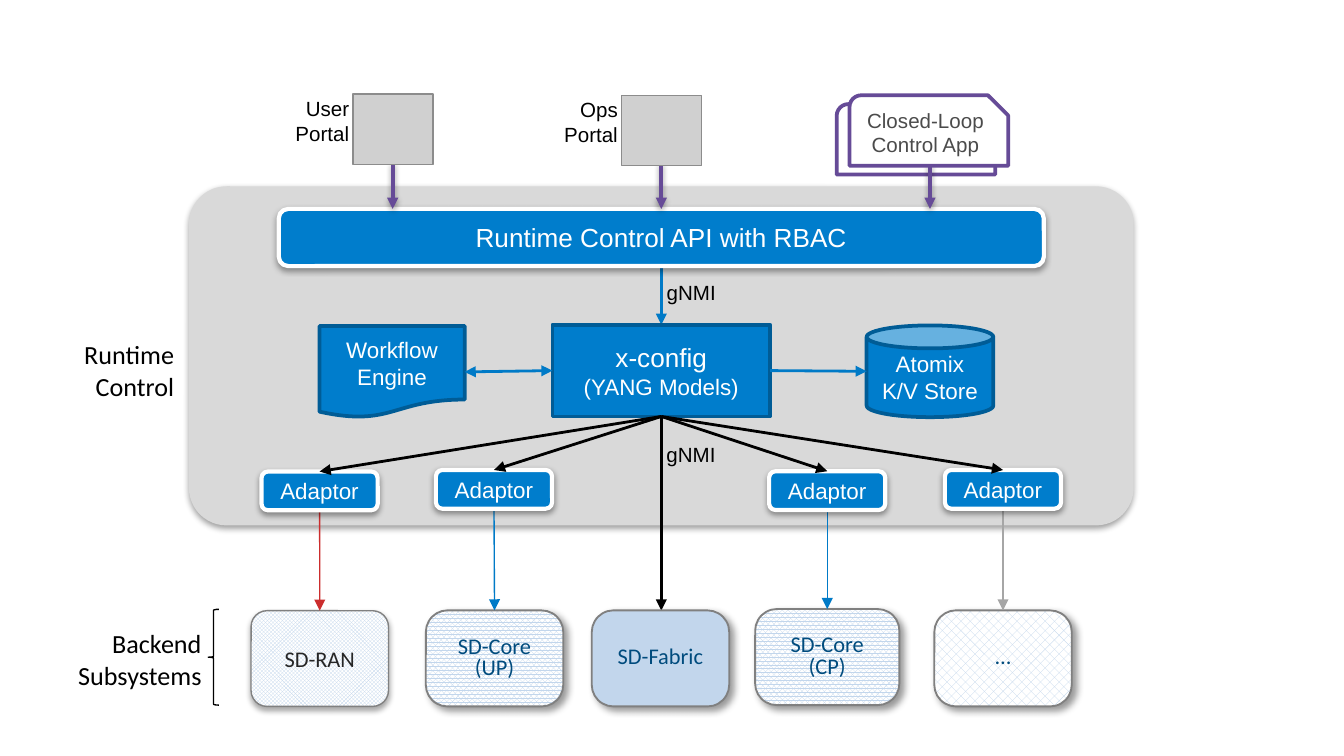
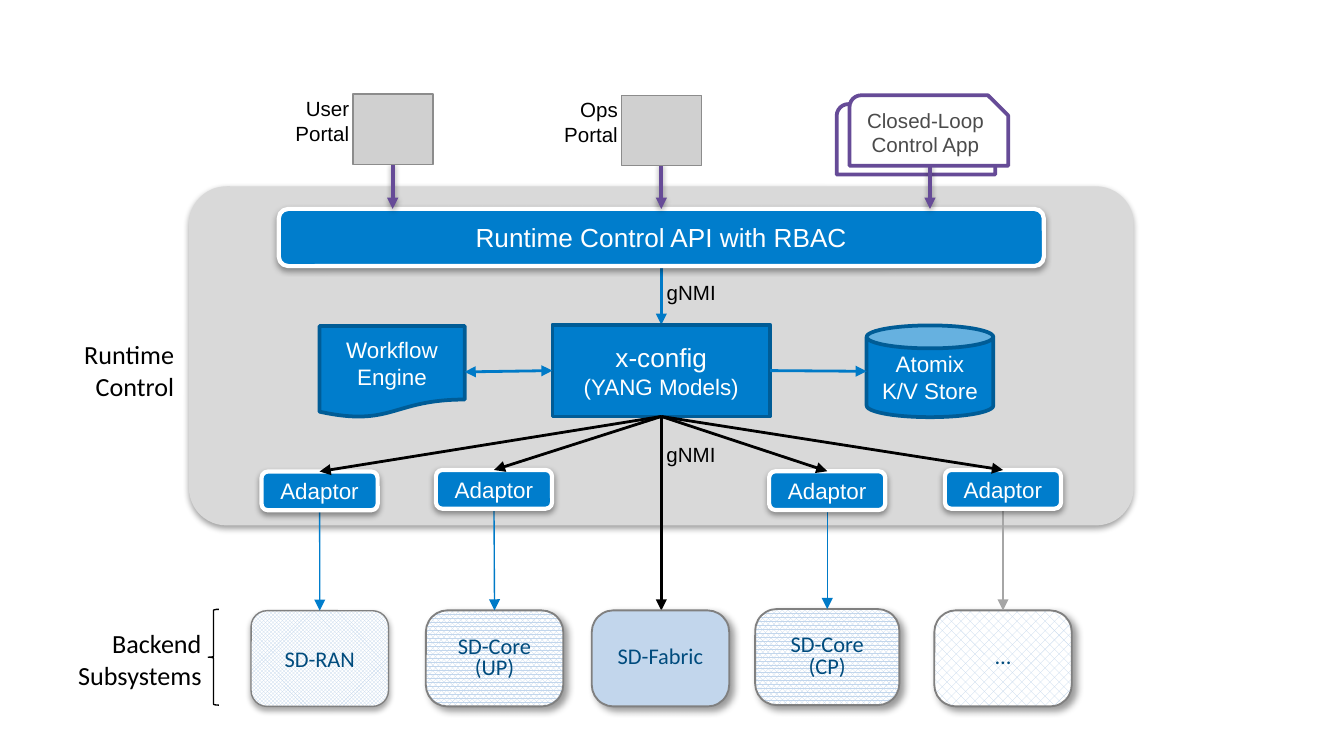
Before and after one commit to SystemsApproach/ops, a slide deck: slide 15 of figures.pptx. Drawn at 1344x756 pixels with LibreOffice and Linux fonts; fonts in the diff are those of the drawing; grey boxes stand for pictures. Boxes give left, top, right and bottom in pixels: in the first picture for what was removed or moved away, otherwise in the second. Text is boxed around its words. In the diff, an @@ line names an element or a change of style, - is before the commit and + after.

```diff
--- a/figures.pptx
+++ b/figures.pptx
@@ arrow (320, 511) - (320, 610): stroke #CB2E2E 0.75 pt to #007DCC 0.75 pt @@
@@ rounded rectangle "SD-RAN" at <box>251,610,388,706</box>: text colour #262626 to #004B7D @@
```
Also in this commit, not shown: 1 other slide changed, 3 other files.
